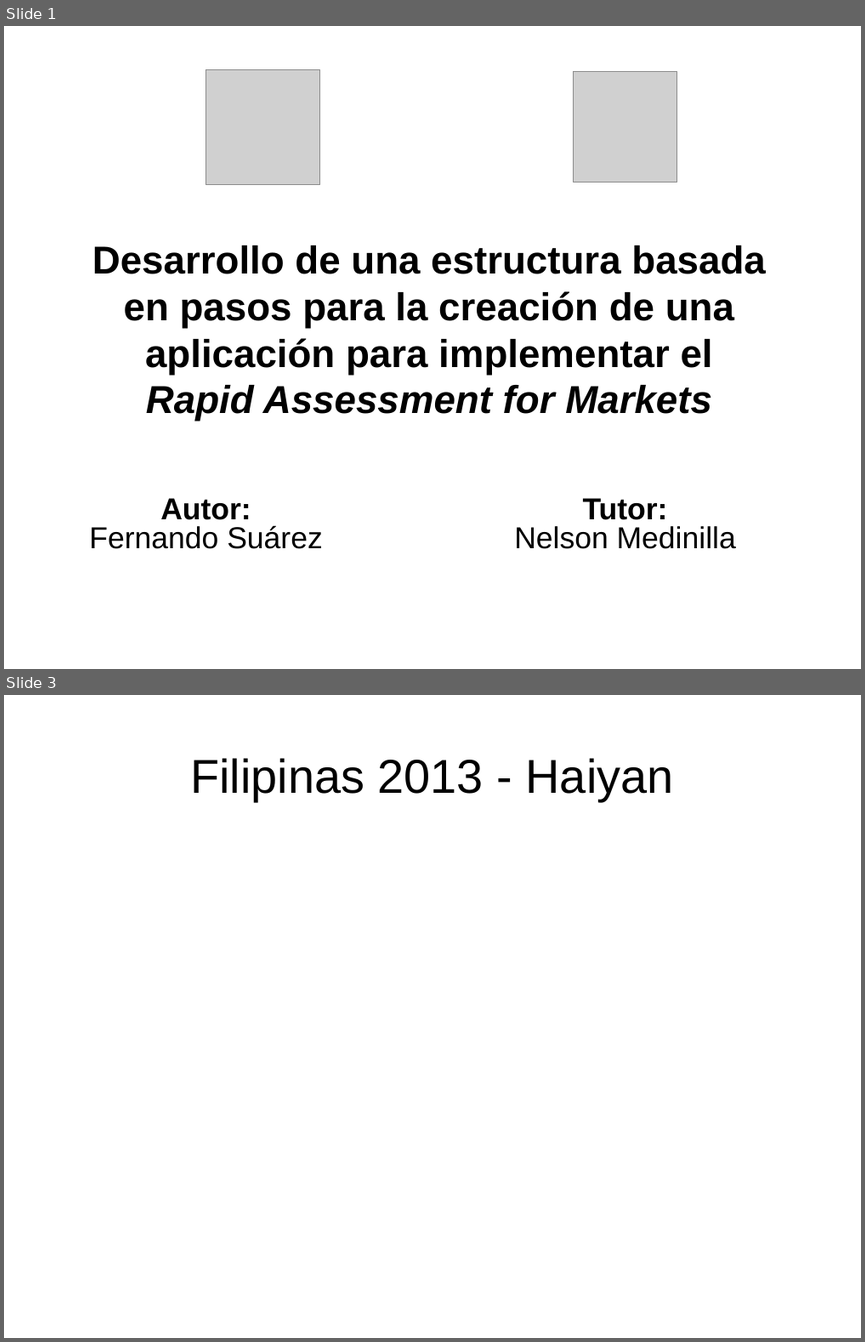
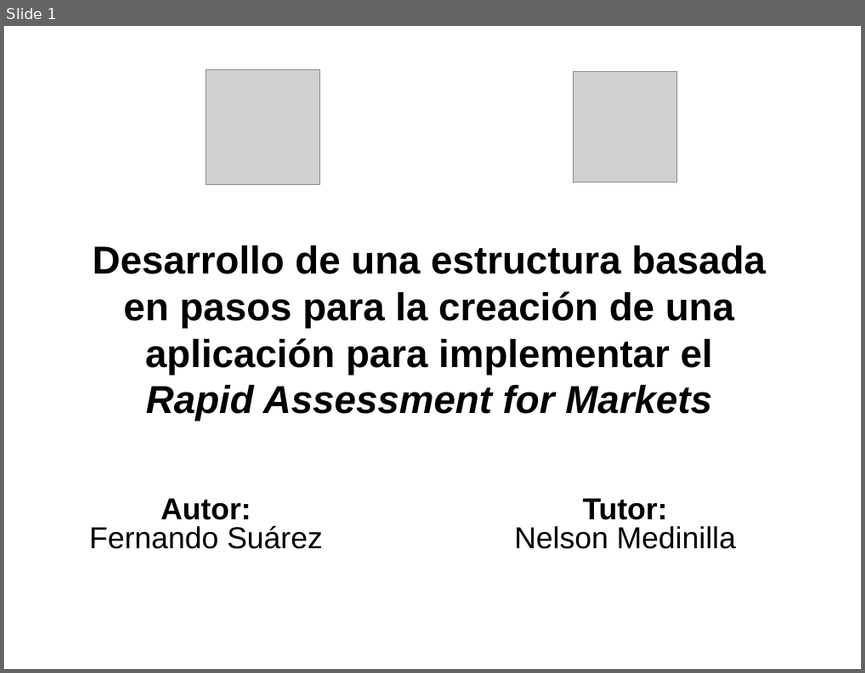
Before and after one commit to fsuarezj/toolBuilder-portlet, a slide deck: doc/presentation/presentacion.odp. Shown one above the other, each under a label of ours: slides 1 and 3 before the commit, slide 1 after it; the slides between them are not shown. The pictures are 865x1342 and 865x673 pixels, drawn with LibreOffice and Linux fonts; fonts in the diff are those of the drawing; grey boxes stand for pictures; background and template pictures are left out. Boxes give left, top, right and bottom in pixels: in the first picture for what was removed or moved away, otherwise in the second. Text is boxed around its words. In the diff, an @@ line names an element or a change of style, - is before the commit and + after.

```diff
--- a/doc/presentation/presentacion.odp
+++ b/doc/presentation/presentacion.odp
@@ slide 3 removed at (x1=4, y1=695, x2=861, y2=1338), background #FFFFFF @@
@@ text removed at (x1=191, y1=758, x2=674, y2=801) @@
-Filipinas 2013 - Haiyan
```
Also in this commit, not shown: 2 slides changed, 1 slide added.
